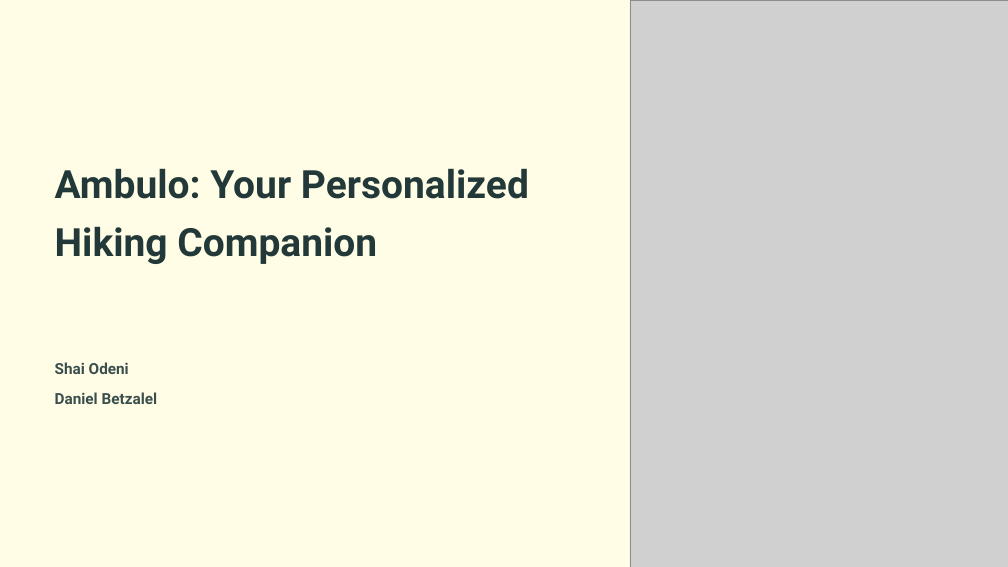
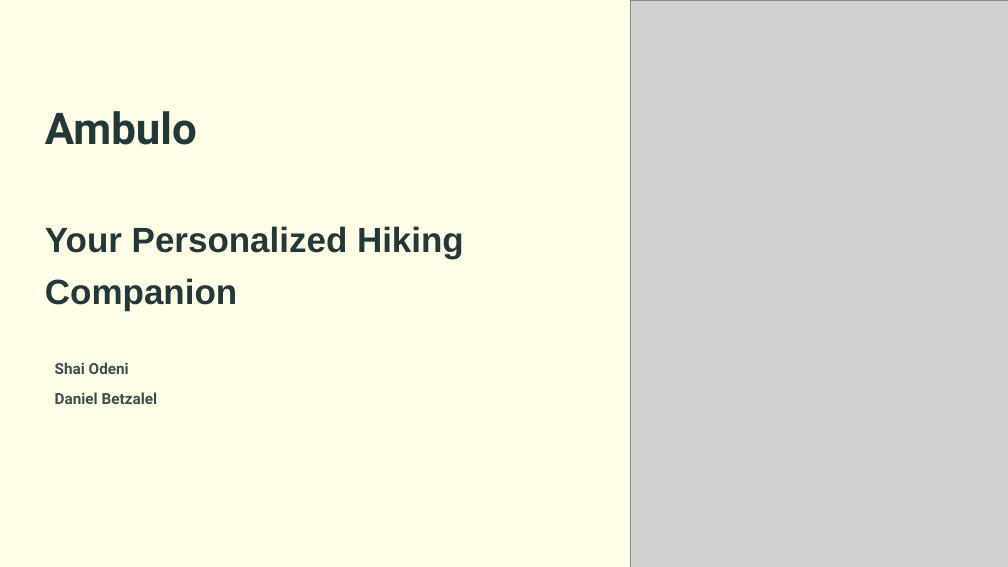
Before and after one commit to Danielbet21/Ambulo, a slide deck: slide 1 of Documents/Ambulo-Your-Personalized-Hiking-Companion.pptx. Drawn at 1008x567 pixels with LibreOffice and Linux fonts; fonts in the diff are those of the drawing; grey boxes stand for pictures; background and template pictures are left out. Boxes give left, top, right and bottom in pixels: in the first picture for what was removed or moved away, otherwise in the second. Text is boxed around its words. In the diff, an @@ line names an element or a change of style, - is before the commit and + after.

```diff
--- a/Documents/Ambulo-Your-Personalized-Hiking-Companion.pptx
+++ b/Documents/Ambulo-Your-Personalized-Hiking-Companion.pptx
@@ text at [45, 111, 464, 311]: text changed; size 44.5 to 40 pt; font Roboto to Arial @@
-Ambulo: Your Personalized Hiking Companion
+Ambulo
+Your Personalized Hiking Companion
```
Also in this commit, not shown: 9 other slides changed, 1 slide added, 1 slide removed.
